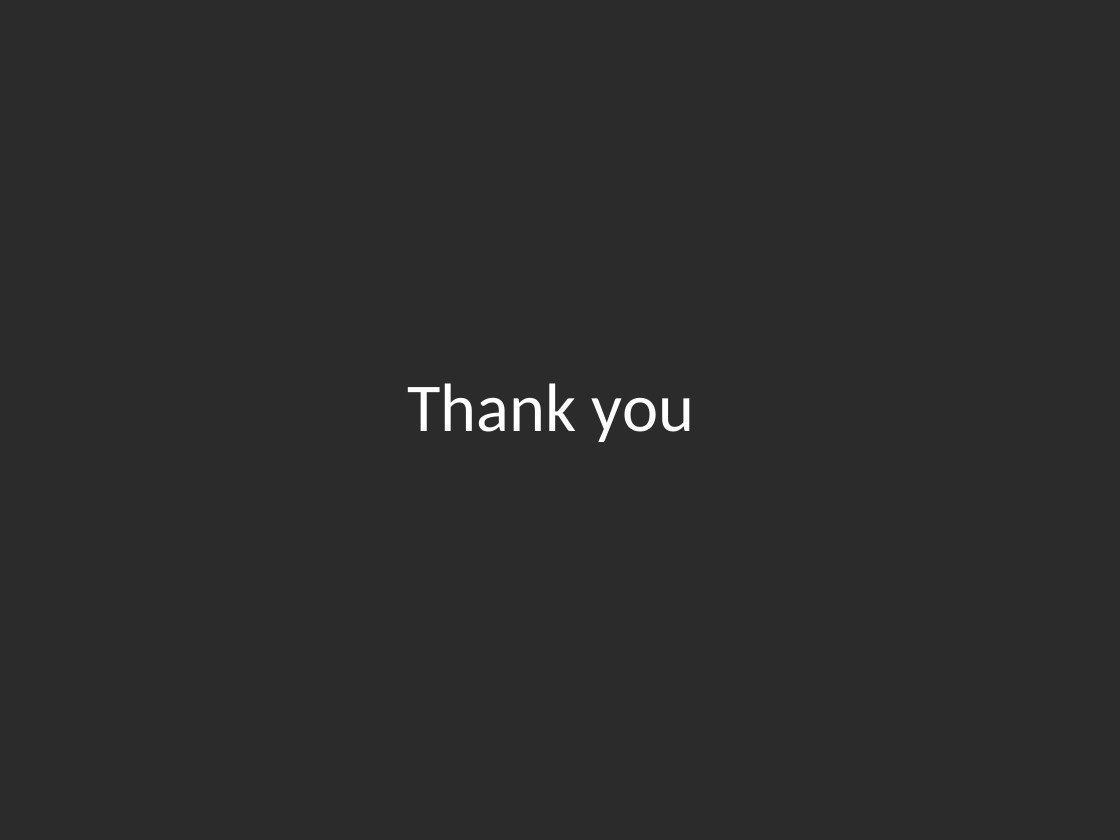
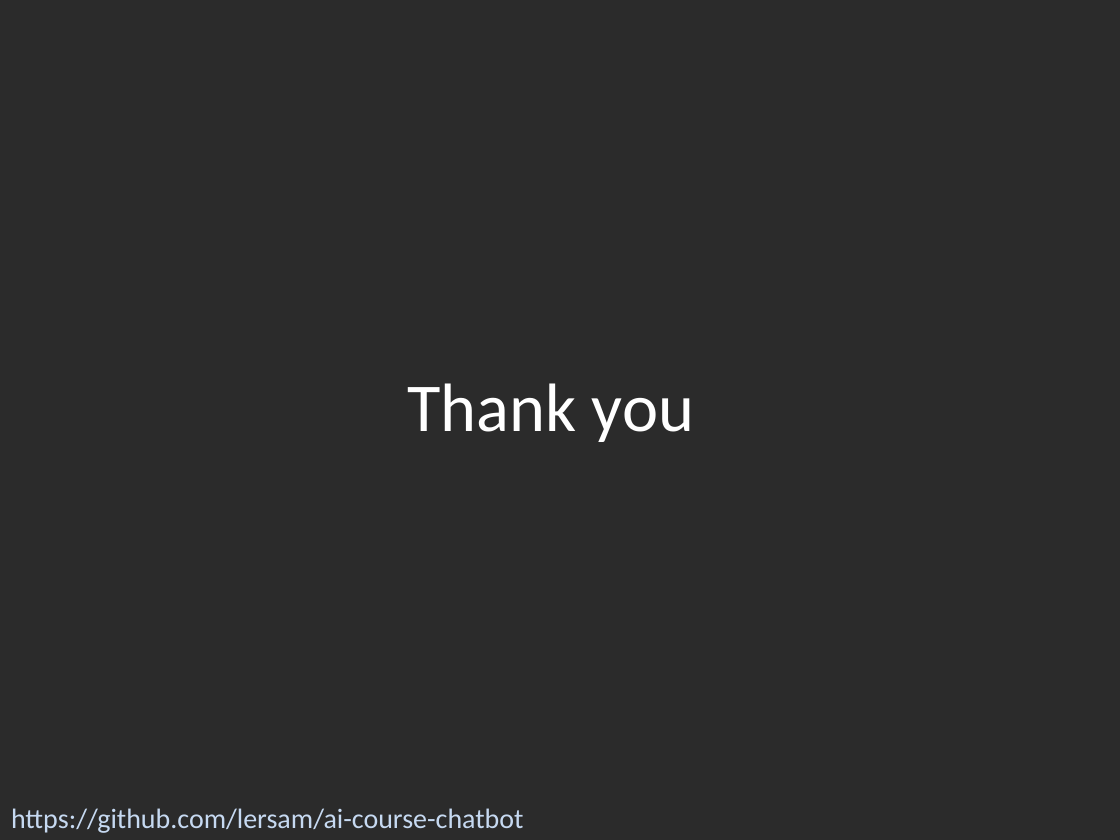
Before and after one commit to lersam/ai-course-chatbot, a slide deck: slide 11 of data/AI Course Chatbot.pptx. Drawn at 1120x840 pixels with LibreOffice and Linux fonts; fonts in the diff are those of the drawing; background and template pictures are left out; a plain dark background stands for a picture behind light text. Boxes give left, top, right and bottom in pixels: in the first picture for what was removed or moved away, otherwise in the second. Text is boxed around its words. In the diff, an @@ line names an element or a change of style, - is before the commit and + after.

```diff
--- a/data/AI Course Chatbot.pptx
+++ b/data/AI Course Chatbot.pptx
@@ text added at (11,808,523,833), 18 pt, text #C6D9F1 @@
+https://github.com/lersam/ai-course-chatbot
```
